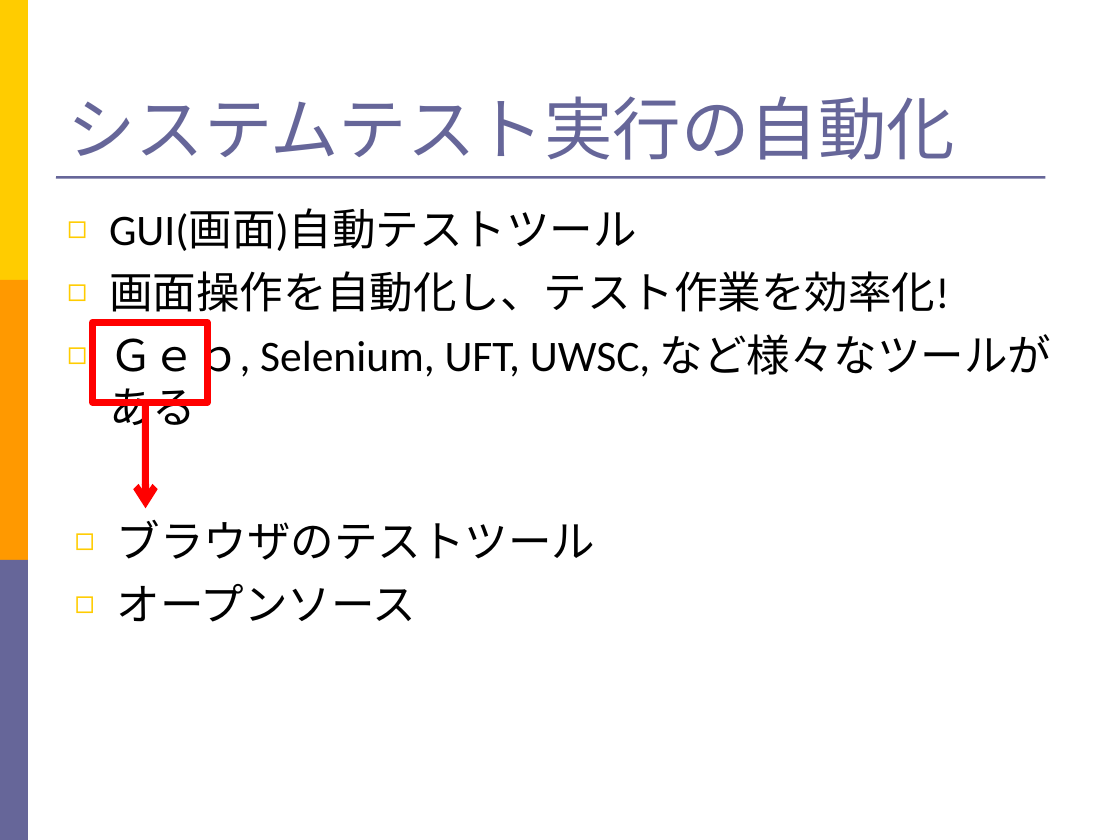
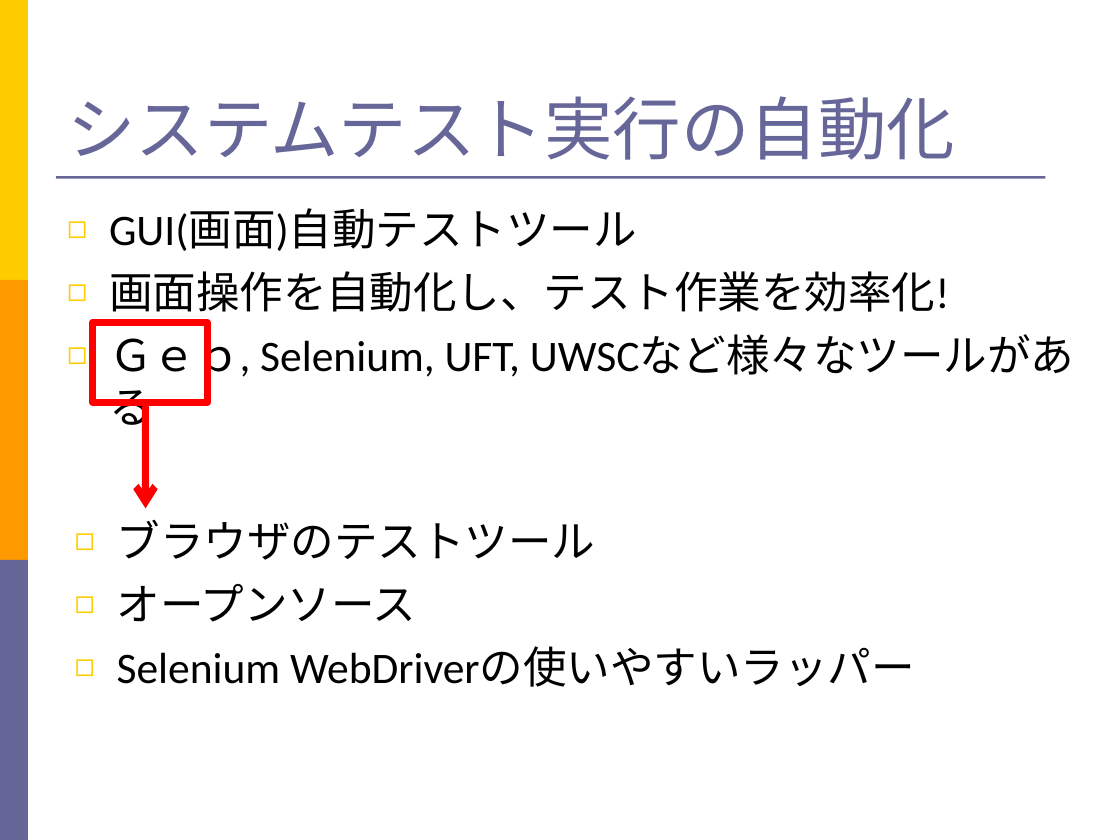
Before and after one commit to takuY-U2/STARHotel, a slide deck: slide 2 of docs/SlideGeb.ppt. Drawn at 1120x840 pixels with LibreOffice and Linux fonts; fonts in the diff are those of the drawing. Boxes give left, top, right and bottom in pixels: in the first picture for what was removed or moved away, otherwise in the second. Text is boxed around its words. In the diff, an @@ line names an element or a change of style, - is before the commit and + after.

```diff
--- a/docs/SlideGeb.ppt
+++ b/docs/SlideGeb.ppt
@@ text at (109, 327, 520, 382): text changed @@
-◻ Ｇｅｂ, Selenium, UFT, UWSC, など様々なツールがある
+◻ Ｇｅｂ, Selenium, UFT, UWSCなど様々なツールがある
@@ text at (117, 647, 915, 687): paragraph added @@
+◻ Selenium WebDriverの使いやすいラッパー
```
Also in this commit, not shown: 9 other slides changed, 1 slide added, 7 other files.
